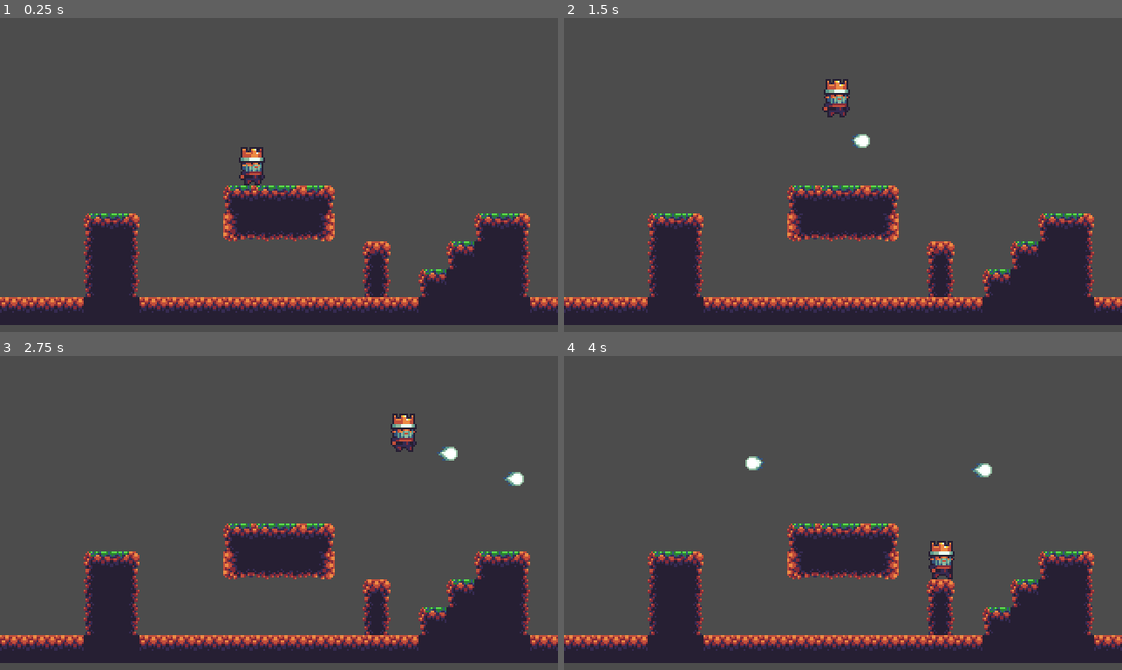
Above: before the commit, frames 1-4 (two rows, left to right).
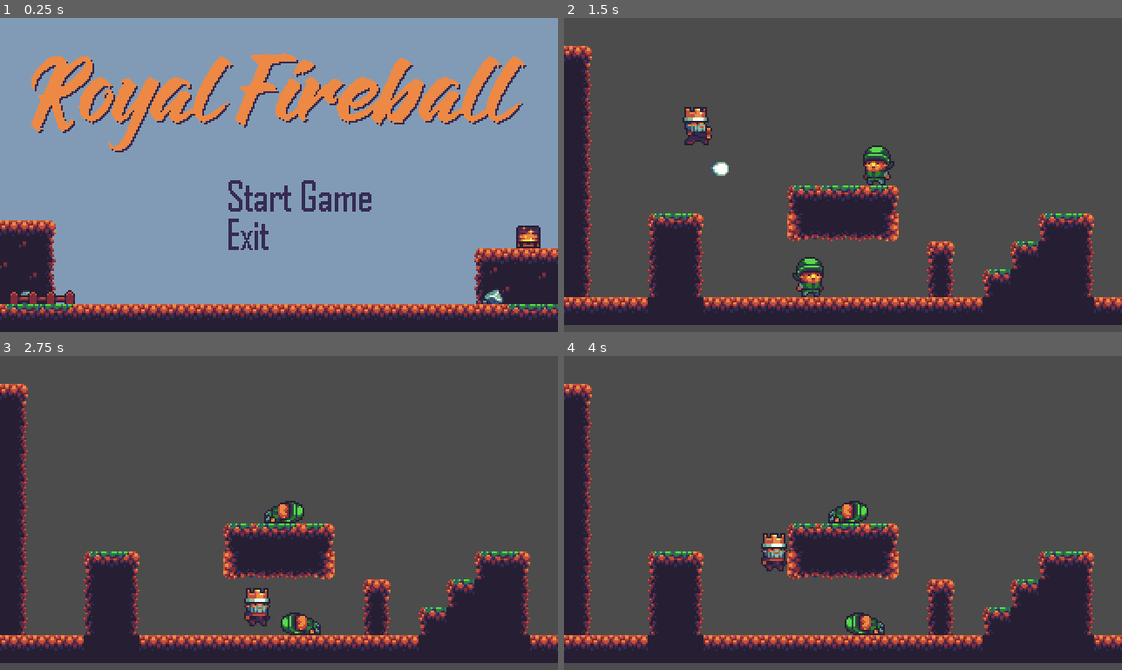
Above: after the commit, the same moments.

Repository: moomurrs/07-2D-Platformer
Game: Godot game, scene res://Scenes/Title Screen.tscn
Same seed, same stepped clock (60 frames per second), same inputs: the game is played once before the commit and once after it. Before the commit the project starts from res://StageOne.tscn.
Inputs (mouse positions are in pixels of both pictures, inside the frame that each line leads up to):
- Up to frame 1 (0.25 s): no input
- Up to frame 2 (1.5 s): click (843, 196) at 0.52 s; hold Right (ui_right) from 1.28 s (still down); hold Up (ui_up) from 1.28 s (still down); tap Space (ui_shoot) at 1.35 s
- Up to frame 3 (2.75 s): keep holding Right (ui_right); release Up (ui_up) at 2.03 s; tap Up (ui_up) at 2.1, 2.27, 2.57 s; tap Space (ui_shoot) at 2.3 s
- Up to frame 4 (4 s): release Right (ui_right) at 2.78 s; hold Left (ui_left) 2.78-3.53 s; hold Up (ui_up) 2.78-3.53 s; tap Space (ui_shoot) at 2.85, 3.6 s; hold Right (ui_right) from 3.53 s (still down); tap Up (ui_up) at 3.77 s

The runs differ from the first frame. In frame 1, 96% of the frame differs, in the area x 0-100%, y 0-100%; in frame 2, 6.0%; in frame 3, 5.7%; in frame 4, 5.7%.

Commit message:
enemy physics and title screen

Diff:
--- /dev/null
+++ b/Scenes/Enemy.tscn
@@ -0,0 +1,45 @@
+[gd_scene load_steps=9 format=2]
+
+[ext_resource path="res://Sprites/enemy 01/walk 00.png" type="Texture" id=1]
+[ext_resource path="res://Sprites/enemy 01/walk 01.png" type="Texture" id=2]
+[ext_resource path="res://Sprites/enemy 01/walk 03.png" type="Texture" id=3]
+[ext_resource path="res://Sprites/enemy 01/walk 02.png" type="Texture" id=4]
+[ext_resource path="res://Scripts/Enemy.gd" type="Script" id=5]
+[ext_resource path="res://Sprites/enemy 01/dead 00.png" type="Texture" id=6]
+
+[sub_resource type="SpriteFrames" id=1]
+animations = [ {
+"frames": [ ExtResource( 1 ), ExtResource( 2 ), ExtResource( 4 ), ExtResource( 3 ) ],
+"loop": true,
+"name": "walk",
+"speed": 12.0
+}, {
+"frames": [ ExtResource( 6 ) ],
+"loop": false,
+"name": "death",
+"speed": 0.0
+} ]
+
+[sub_resource type="RectangleShape2D" id=2]
+extents = Vector2( 8.99045, 11.4709 )
+
+[node name="Enemy" type="KinematicBody2D"]
+script = ExtResource( 5 )
+
+[node name="AnimatedSprite" type="AnimatedSprite" parent="."]
+frames = SubResource( 1 )
+animation = "death"
+
+[node name="CollisionShape2D" type="CollisionShape2D" parent="."]
+position = Vector2( 0, 0.511684 )
+shape = SubResource( 2 )
+
+[node name="RayCast2D" type="RayCast2D" parent="."]
+position = Vector2( 7, 0 )
+enabled = true
+cast_to = Vector2( 0, 13 )
+
+[node name="DeathTimer" type="Timer" parent="."]
+wait_time = 2.0
+one_shot = true
+[connection signal="timeout" from="DeathTimer" to="." method="_on_DeathTimer_timeout"]
--- a/Scenes/Player.tscn
+++ b/Scenes/Player.tscn
@@ -8,6 +8,13 @@
 [ext_resource path="res://Sprites/player/run 03.png" type="Texture" id=6]
 [ext_resource path="res://Sprites/player/fall 00.png" type="Texture" id=7]
 [ext_resource path="res://Sprites/player/jump 00.png" type="Texture" id=8]
+[ext_resource path="res://Sprites/player/attack 00.png" type="Texture" id=9]
+[ext_resource path="res://Sprites/player/attack 06.png" type="Texture" id=10]
+[ext_resource path="res://Sprites/player/attack 04.png" type="Texture" id=11]
+[ext_resource path="res://Sprites/player/attack 03.png" type="Texture" id=12]
+[ext_resource path="res://Sprites/player/attack 02.png" type="Texture" id=13]
+[ext_resource path="res://Sprites/player/attack 05.png" type="Texture" id=14]
+[ext_resource path="res://Sprites/player/attack 01.png" type="Texture" id=15]
 
 [sub_resource type="SpriteFrames" id=1]
 animations = [ {
@@ -25,6 +32,11 @@
 "loop": true,
 "name": "run",
 "speed": 12.0
+}, {
+"frames": [ ExtResource( 9 ), ExtResource( 15 ), ExtResource( 13 ), ExtResource( 12 ), ExtResource( 11 ), ExtResource( 14 ), ExtResource( 10 ) ],
+"loop": false,
+"name": "attack",
+"speed": 24.0
 }, {
 "frames": [ ExtResource( 8 ) ],
 "loop": false,
@@ -44,7 +56,9 @@
 
 [node name="AnimatedSprite" type="AnimatedSprite" parent="."]
 frames = SubResource( 1 )
-animation = "fall"
+animation = "attack"
+frame = 6
+playing = true
 
 [node name="CollisionShape2D" type="CollisionShape2D" parent="."]
 position = Vector2( -0.486103, 0.861115 )
@@ -52,3 +66,4 @@
 
 [node name="FireballEmission2D" type="Position2D" parent="."]
 position = Vector2( 10, 2 )
+[connection signal="animation_finished" from="AnimatedSprite" to="." method="_on_AnimatedSprite_animation_finished"]
--- /dev/null
+++ b/Scenes/Title Screen.tscn
@@ -0,0 +1,62 @@
+[gd_scene load_steps=8 format=2]
+
+[ext_resource path="res://Sprites/title screen/start game selected.png" type="Texture" id=1]
+[ext_resource path="res://Sprites/title screen/title.png" type="Texture" id=2]
+[ext_resource path="res://Sprites/title screen/start game.png" type="Texture" id=3]
+[ext_resource path="res://Sprites/title screen/background.png" type="Texture" id=4]
+[ext_resource path="res://Sprites/title screen/exit.png" type="Texture" id=5]
+[ext_resource path="res://Sprites/title screen/exit selected.png" type="Texture" id=6]
+[ext_resource path="res://Scripts/Title Screen.gd" type="Script" id=7]
+
+[node name="Title Screen" type="Node2D"]
+script = ExtResource( 7 )
+
+[node name="Sprite" type="Sprite" parent="."]
+texture = ExtResource( 4 )
+centered = false
+
+[node name="MarginContainer" type="MarginContainer" parent="."]
+margin_right = 320.0
+margin_bottom = 180.0
+custom_constants/margin_top = 20
+custom_constants/margin_bottom = 20
+__meta__ = {
+"_edit_use_anchors_": false
+}
+
+[node name="VBoxContainer" type="VBoxContainer" parent="MarginContainer"]
+margin_left = 18.0
+margin_top = 20.0
+margin_right = 302.0
+margin_bottom = 160.0
+size_flags_horizontal = 4
+custom_constants/separation = 16
+
+[node name="TextureRect" type="TextureRect" parent="MarginContainer/VBoxContainer"]
+margin_right = 284.0
+margin_bottom = 57.0
+texture = ExtResource( 2 )
+
+[node name="VBoxContainer" type="VBoxContainer" parent="MarginContainer/VBoxContainer"]
+margin_left = 86.0
+margin_top = 73.0
+margin_right = 198.0
+margin_bottom = 113.0
+size_flags_horizontal = 4
+
+[node name="Start" type="TextureButton" parent="MarginContainer/VBoxContainer/VBoxContainer"]
+margin_right = 112.0
+margin_bottom = 18.0
+texture_normal = ExtResource( 3 )
+texture_pressed = ExtResource( 1 )
+texture_hover = ExtResource( 1 )
+
+[node name="Exit" type="TextureButton" parent="MarginContainer/VBoxContainer/VBoxContainer"]
+margin_top = 22.0
+margin_right = 112.0
+margin_bottom = 40.0
+texture_normal = ExtResource( 5 )
+texture_pressed = ExtResource( 6 )
+texture_hover = ExtResource( 6 )
+[connection signal="pressed" from="MarginContainer/VBoxContainer/VBoxContainer/Start" to="." method="_on_Start_pressed"]
+[connection signal="pressed" from="MarginContainer/VBoxContainer/VBoxContainer/Exit" to="." method="_on_Exit_pressed"]
--- /dev/null
+++ b/Scripts/Enemy.gd
@@ -0,0 +1,51 @@
+extends KinematicBody2D
+
+const GRAVITY = 10
+const SPEED = 30
+const FLOOR = Vector2(0, -1)
+
+var velocity = Vector2(0,0)
+# default direction is right which is 1
+var direction = 1
+
+var is_dead = false
+
+func _ready():
+	pass
+
+func dead():
+	is_dead = true
+	# stop enemy movement
+	velocity = Vector2(0, 0)
+	# change enemy sprite
+	$AnimatedSprite.play("death")
+	# remove enemy collision box
+	$CollisionShape2D.set_deferred("disabled", true)
+	# let the body stay on stage for a few seconds
+	$DeathTimer.start()
+
+func _physics_process(delta):
+	# run this physics if enemy isn't dead
+	if not is_dead:
+		velocity.x = SPEED * direction
+		$AnimatedSprite.play("walk")
+		velocity.y += GRAVITY
+
+		velocity = move_and_slide(velocity, FLOOR)
+
+	# reverse direction of enemy if collided with wall
+	if is_on_wall():
+		# flip sprite direction
+		$AnimatedSprite.flip_h = not $AnimatedSprite.flip_h
+		direction *= -1
+		$RayCast2D.position.x *= -1
+	# detect if the enemy is on a ledge
+	if not $RayCast2D.is_colliding():
+		$AnimatedSprite.flip_h = not $AnimatedSprite.flip_h
+		direction *= -1
+		$RayCast2D.position.x *= -1
+
+
+# remove the Enemy sprite after timeout
+func _on_DeathTimer_timeout():
+	self.queue_free()
--- a/Scripts/Fireball.gd
+++ b/Scripts/Fireball.gd
@@ -21,6 +21,7 @@
 
 func _physics_process(delta):
 	velocity.x = SPEED * delta * direction
+	# move the fireball (area2d)
 	self.translate(velocity)
 	$AnimatedSprite.play("shoot")
 
@@ -30,4 +31,8 @@
 
 # destroy fireball when it encountes an object
 func _on_Fireball_body_entered(body):
+	# check is the fireball hit an enemy. if so, trigger its death
+	if "Enemy" in body.name:
+		body.dead()
+	# remove fireball after collision
 	self.queue_free()
--- a/Scripts/Player.gd
+++ b/Scripts/Player.gd
@@ -12,49 +12,63 @@
 const FLOOR = Vector2(0, -1)
 
 var on_ground = false
+var is_attacking = false
 
 func _physics_process(delta):
 	if Input.is_action_pressed("ui_right"):
-		velocity.x = SPEED
 
-		# don't flip sprite when facing right
-		$AnimatedSprite.flip_h = false
-		$AnimatedSprite.play("run")
+		if not is_attacking or not is_on_floor():
+			velocity.x = SPEED
 
-		# make sure the fireball emission is at the correct direction
-		if sign($FireballEmission2D.position.x) == -1:
-			$FireballEmission2D.position.x *= -1
-		# NOTE: center of Position2D is the center of Player spite
+			if not is_attacking:
+				# don't flip sprite when facing right
+				$AnimatedSprite.flip_h = false
+				$AnimatedSprite.play("run")
+
+				# make sure the fireball emission is at the correct direction
+				if sign($FireballEmission2D.position.x) == -1:
+					$FireballEmission2D.position.x *= -1
+				# NOTE: center of Position2D is the center of Player spite
 	elif Input.is_action_pressed("ui_left"):
-		velocity.x = -SPEED
 
-		# make sure the fireball emission is at the correct direction
-		if sign($FireballEmission2D.position.x) == 1:
-			$FireballEmission2D.position.x *= -1
+		if not is_attacking or not is_on_floor():
+			velocity.x = -SPEED
 
-		# flip sprite when facing left
-		$AnimatedSprite.flip_h = true
-		$AnimatedSprite.play("run")
+			if not is_attacking:
+				# make sure the fireball emission is at the correct direction
+				if sign($FireballEmission2D.position.x) == 1:
+					$FireballEmission2D.position.x *= -1
+
+				# flip sprite when facing left
+				$AnimatedSprite.flip_h = true
+				$AnimatedSprite.play("run")
 	else:
 		# default: do not move x
 		velocity.x = 0
 		# play the idle animation only if player is not moving AND is on ground
-		if on_ground:
+		if on_ground and not is_attacking:
 			$AnimatedSprite.play("idle")
 
 	if Input.is_action_pressed("ui_up"):
+		if not is_attacking:
+			# only jump when on ground
+			if on_ground == true:
+				velocity.y = JUMP_POWER
 
-		# only jump when on ground
-		if on_ground == true:
-			velocity.y = JUMP_POWER
-
-			on_ground = false
+				on_ground = false
 
 	# bring the player down due to gravity
 	velocity.y += GRAVITY
 
-	# enable rapid fire with just_pressed
-	if Input.is_action_just_pressed("ui_shoot"):
+	# only fire fireball if the attack animation is finished
+	if Input.is_action_just_pressed("ui_shoot") && not is_attacking:
+		# no movement allowed when firing
+		if is_on_floor():
+			velocity.x = 0
+
+		is_attacking = true
+		$AnimatedSprite.play("attack")
+
 		# ready the fireball node
 		var fireball = FIREBALL.instance()
 
@@ -70,15 +84,23 @@
 		fireball.position = $FireballEmission2D.global_position
 
 	if is_on_floor():
+		if not on_ground:
+			# attacks are to be easily overridable by jump or other movement
+			is_attacking = false
 		on_ground = true
 	else:
-		on_ground = false
-		# if player is moving upwards and isn't on ground, play jump animation
-		if velocity.y < 0:
-			$AnimatedSprite.play("jump")
-		else:
-			# if player is moving down and isn't on ground play fall animation
-			$AnimatedSprite.play("fall")
+		if not is_attacking:
+			on_ground = false
+			# if player is moving upwards and isn't on ground, play jump animation
+			if velocity.y < 0:
+				$AnimatedSprite.play("jump")
+			else:
+				# if player is moving down and isn't on ground play fall animation
+				$AnimatedSprite.play("fall")
 
 	# move player according to updated vector
 	velocity = move_and_slide(velocity, FLOOR)
+
+# only allow the play to fire when the attack animation is done
+func _on_AnimatedSprite_animation_finished():
+	is_attacking = false
--- /dev/null
+++ b/Scripts/Title Screen.gd
@@ -0,0 +1,19 @@
+extends Node2D
+
+
+func _ready():
+	#  auto focus on the start button first
+	$MarginContainer/VBoxContainer/VBoxContainer/Start.grab_focus()
+
+func _physics_process(delta):
+	#if $MarginContainer/VBoxContainer/VBoxContainer/Start.is_hovered():
+		#$MarginContainer/VBoxContainer/VBoxContainer/Start.grab_focus()
+	pass
+
+# start the game at stage one
+func _on_Start_pressed():
+	get_tree().change_scene("res://StageOne.tscn")
+
+# quit the game
+func _on_Exit_pressed():
+	get_tree().quit()
--- a/StageOne.tscn
+++ b/StageOne.tscn
@@ -1,16 +1,23 @@
-[gd_scene load_steps=3 format=2]
+[gd_scene load_steps=4 format=2]
 
 [ext_resource path="res://Scenes/Player.tscn" type="PackedScene" id=1]
 [ext_resource path="res://Scenes/ground tileset.tres" type="TileSet" id=2]
+[ext_resource path="res://Scenes/Enemy.tscn" type="PackedScene" id=3]
 
 [node name="StageOne" type="Node2D"]
-
-[node name="Player" parent="." instance=ExtResource( 1 )]
-position = Vector2( 144.897, 84.8249 )
-collision_mask = 2
 
 [node name="TileMap" type="TileMap" parent="."]
 tile_set = ExtResource( 2 )
 cell_size = Vector2( 16, 16 )
 format = 1
-tile_data = PoolIntArray( 393224, 12, 0, 393225, 0, 0, 393226, 2, 0, 393227, 11, 0, 458755, 12, 0, 458756, 11, 0, 458760, -1073741821, 0, 458761, -1610612728, 0, 458762, -1610612728, 0, 458763, -1610612731, 0, 458769, 12, 0, 458770, 11, 0, 524291, 10, 0, 524292, 8, 0, 524301, 6, 0, 524304, 12, 0, 524305, 9, 0, 524306, 8, 0, 589827, 10, 0, 589828, 8, 0, 589 …(348 unchanged characters)…
+tile_data = PoolIntArray( 65536, 5, 0, 131072, 8, 0, 196608, 8, 0, 262144, 8, 0, 327680, 8, 0, 393216, 8, 0, 393224, 12, 0, 393225, 0, 0, 393226, 2, 0, 393227, 11, 0, 458752, 8, 0, 458755, 12, 0, 458756, 11, 0, 458760, -1073741821, 0, 458761, -1610612728, 0, 458762, -1610612728, 0, 458763, -1610612731, 0, 458769, 12, 0, 458770, 11, 0, 524288, 8, 0, 524291, 10, 0, 524292, 8, 0, 524301, 6, 0, 524304, 12, 0, 524305, 9, 0, 524306, 8, 0, 589824, 8, 0, 589827, 10, 0, 589828, 8, 0, 589 …(348 unchanged characters)…
+
+[node name="Enemy" parent="." instance=ExtResource( 3 )]
+position = Vector2( 165.002, 83.8098 )
+
+[node name="Enemy2" parent="." instance=ExtResource( 3 )]
+position = Vector2( 113.628, 147.765 )
+
+[node name="Player" parent="." instance=ExtResource( 1 )]
+position = Vector2( 64, 104 )
+collision_mask = 2
--- a/project.godot
+++ b/project.godot
@@ -16,7 +16,7 @@
 [application]
 
 config/name="Platformer"
-run/main_scene="res://StageOne.tscn"
+run/main_scene="res://Scenes/Title Screen.tscn"
 config/icon="res://icon.png"
 
 [display]
Not shown: 1 places in Scenes/Player.tscn that only renumber resources
